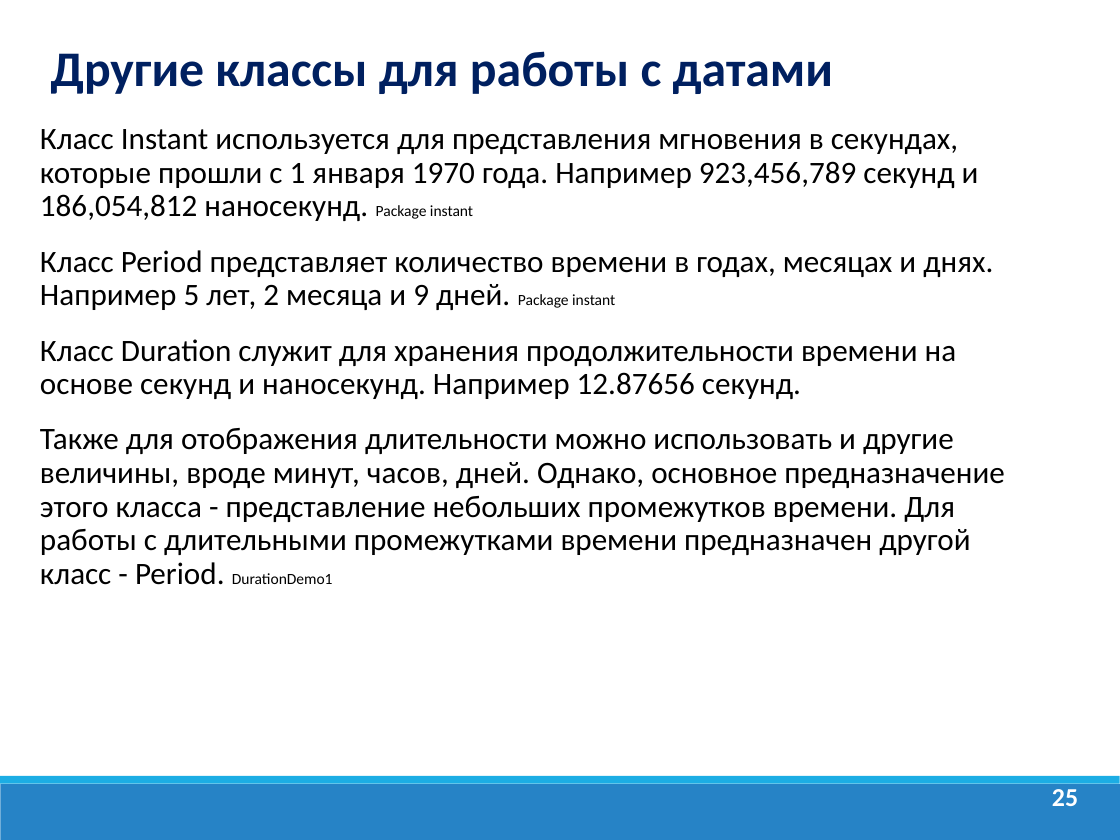
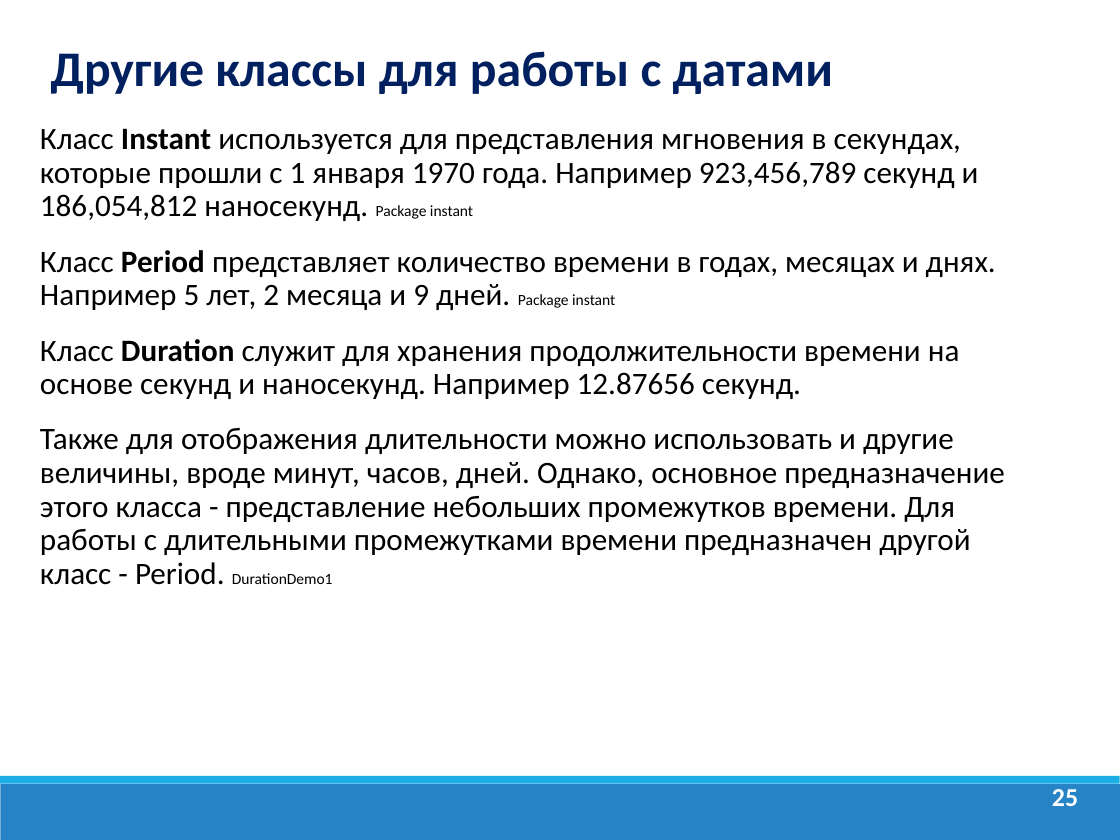
Before and after one commit to dmitry-academy/academy_5220, a slide deck: slide 25 of academy5220/resources/presentations/Java Lection 8. Interface. Abstract class — копия.ppt. Drawn at 1120x840 pixels with LibreOffice and Linux fonts; fonts in the diff are those of the drawing; background and template pictures are left out. Boxes give left, top, right and bottom in pixels: in the first picture for what was removed or moved away, otherwise in the second. Text is boxed around its words. In the diff, an @@ line names an element or a change of style, - is before the commit and + after.

```diff
--- a/academy5220/resources/presentations/Java Lection 8. Interface. Abstract class — копия.ppt
+++ b/academy5220/resources/presentations/Java Lection 8. Interface. Abstract class — копия.ppt
@@ text at (40,128,996,399): bold on in "Instant", "Period", "Duration" @@
```
Also in this commit, not shown: 22 other files.
